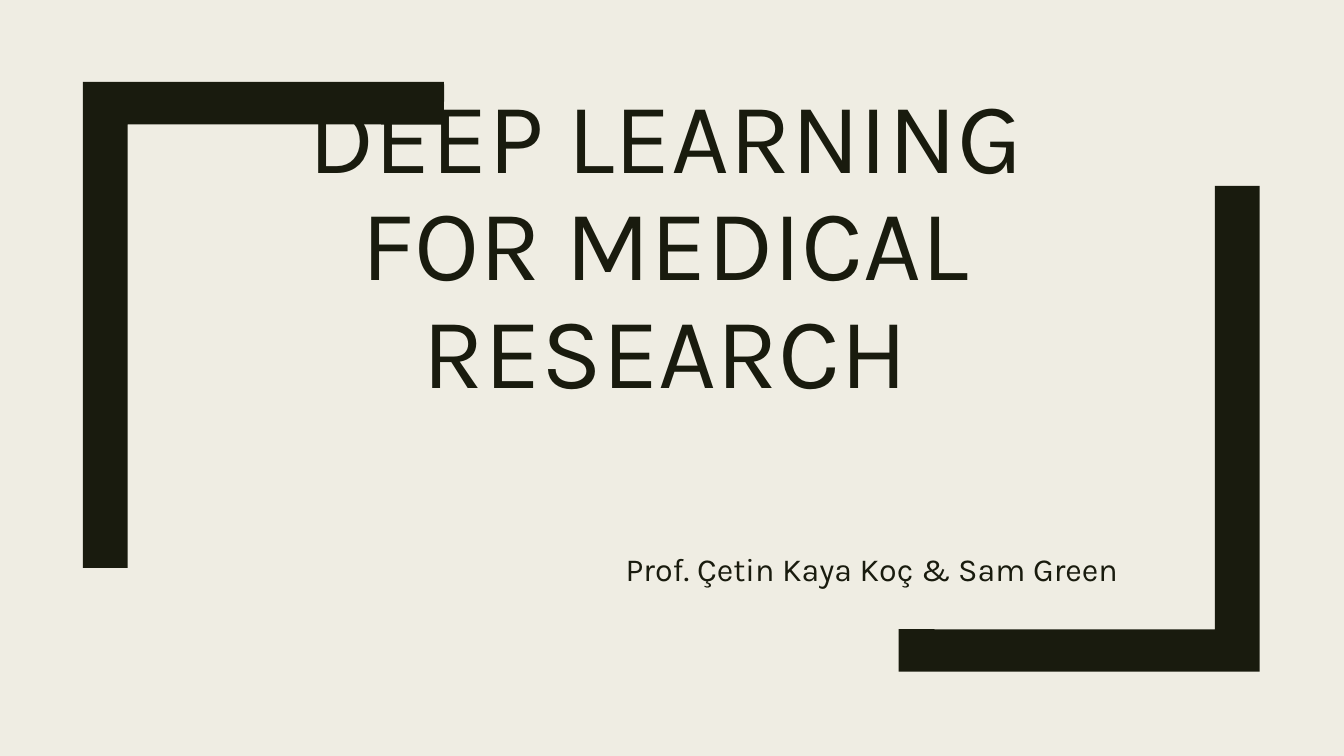
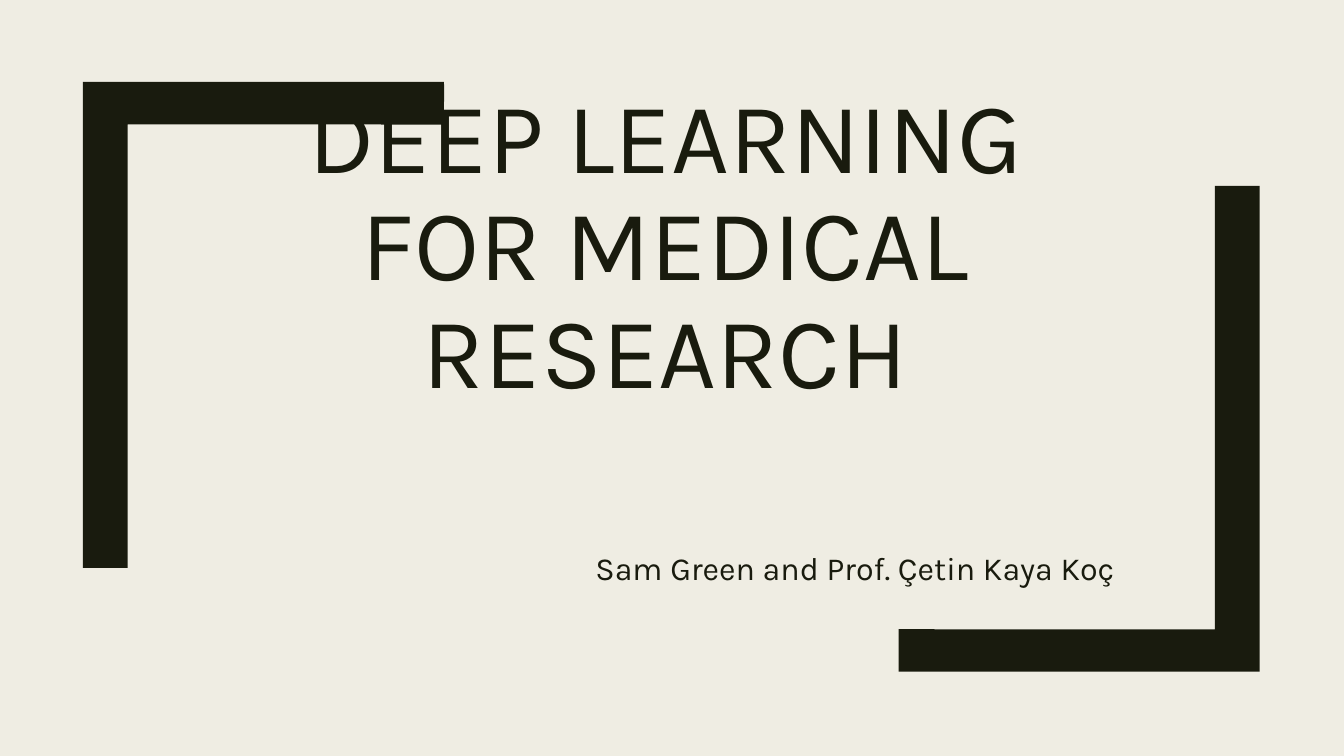
Before and after one commit to bahadirbklg/intro, a slide deck: slide 1 of 1 - introduction/DLMR 1 - introduction.pptx. Drawn at 1344x756 pixels with LibreOffice and Linux fonts; fonts in the diff are those of the drawing. Boxes give left, top, right and bottom in pixels: in the first picture for what was removed or moved away, otherwise in the second. Text is boxed around its words. In the diff, an @@ line names an element or a change of style, - is before the commit and + after.

```diff
--- a/1 - introduction/DLMR 1 - introduction.pptx
+++ b/1 - introduction/DLMR 1 - introduction.pptx
@@ subtitle at box(595, 558, 1115, 588): text changed @@
-Prof. Çetin Kaya Koç & Sam Green
+Sam Green and Prof. Çetin Kaya Koç
```
Also in this commit, not shown: 2 other slides changed.
